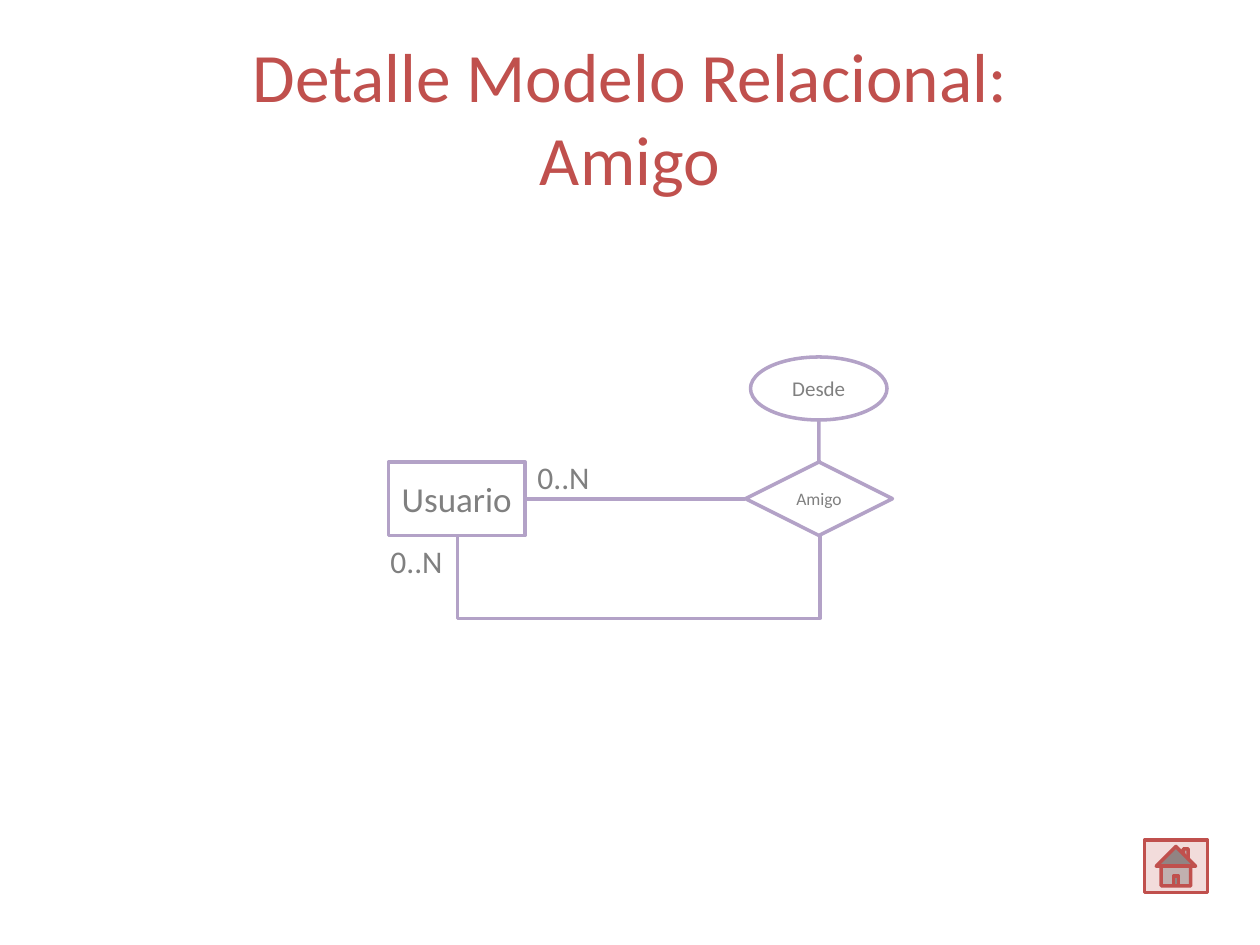
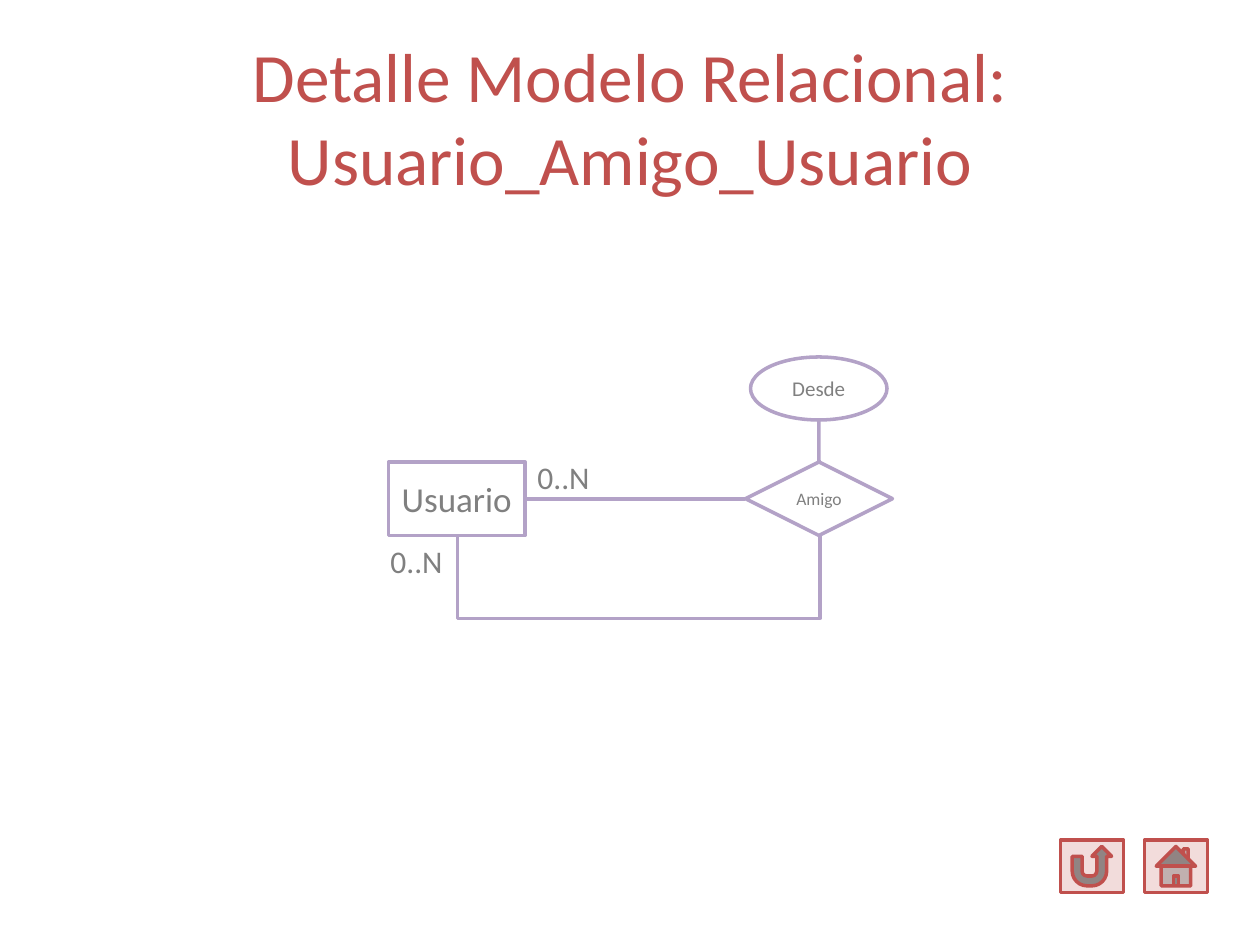
Before and after one commit to Ariel-Perez/Spot-It, a slide deck: slide 10 of Diseño/Spot it - Documento de Diseño.pptx (slide 4 before the commit). Drawn at 1260x945 pixels with LibreOffice and Linux fonts; fonts in the diff are those of the drawing. Boxes give left, top, right and bottom in pixels: in the first picture for what was removed or moved away, otherwise in the second. Text is boxed around its words. In the diff, an @@ line names an element or a change of style, - is before the commit and + after.

```diff
--- a/Diseño/Spot it - Documento de Diseño.pptx
+++ b/Diseño/Spot it - Documento de Diseño.pptx
@@ title at (253,54,1006,197): text changed @@
-Detalle Modelo Relacional:
-Amigo
+Detalle Modelo Relacional:
+Usuario_Amigo_Usuario
@@ action button return added at (1061,840,1124,893), fill #F2DCDB, outline #C0504D 2 pt @@
```
Also in this commit, not shown: 8 other slides changed, 8 slides added.
